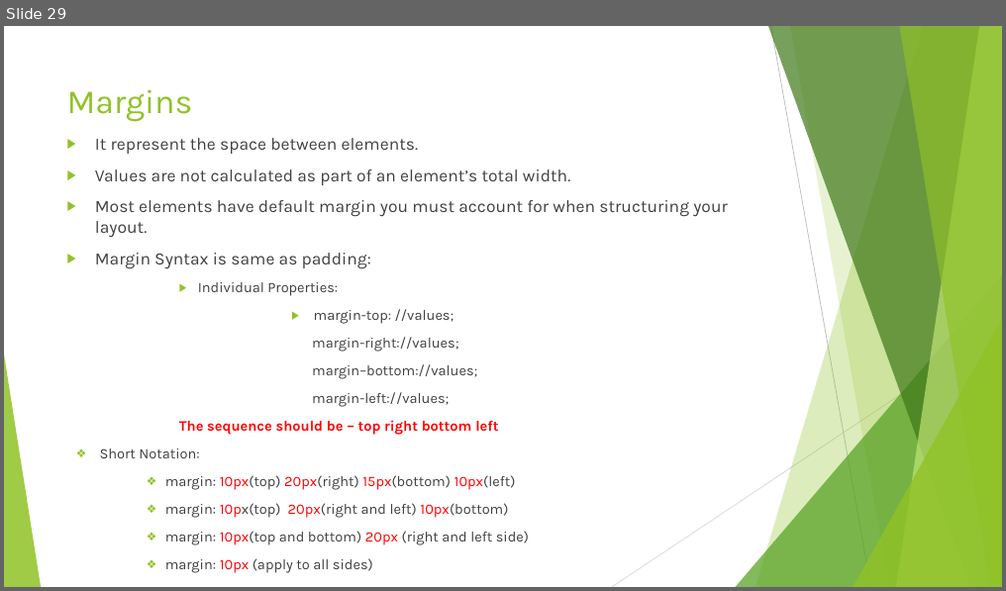
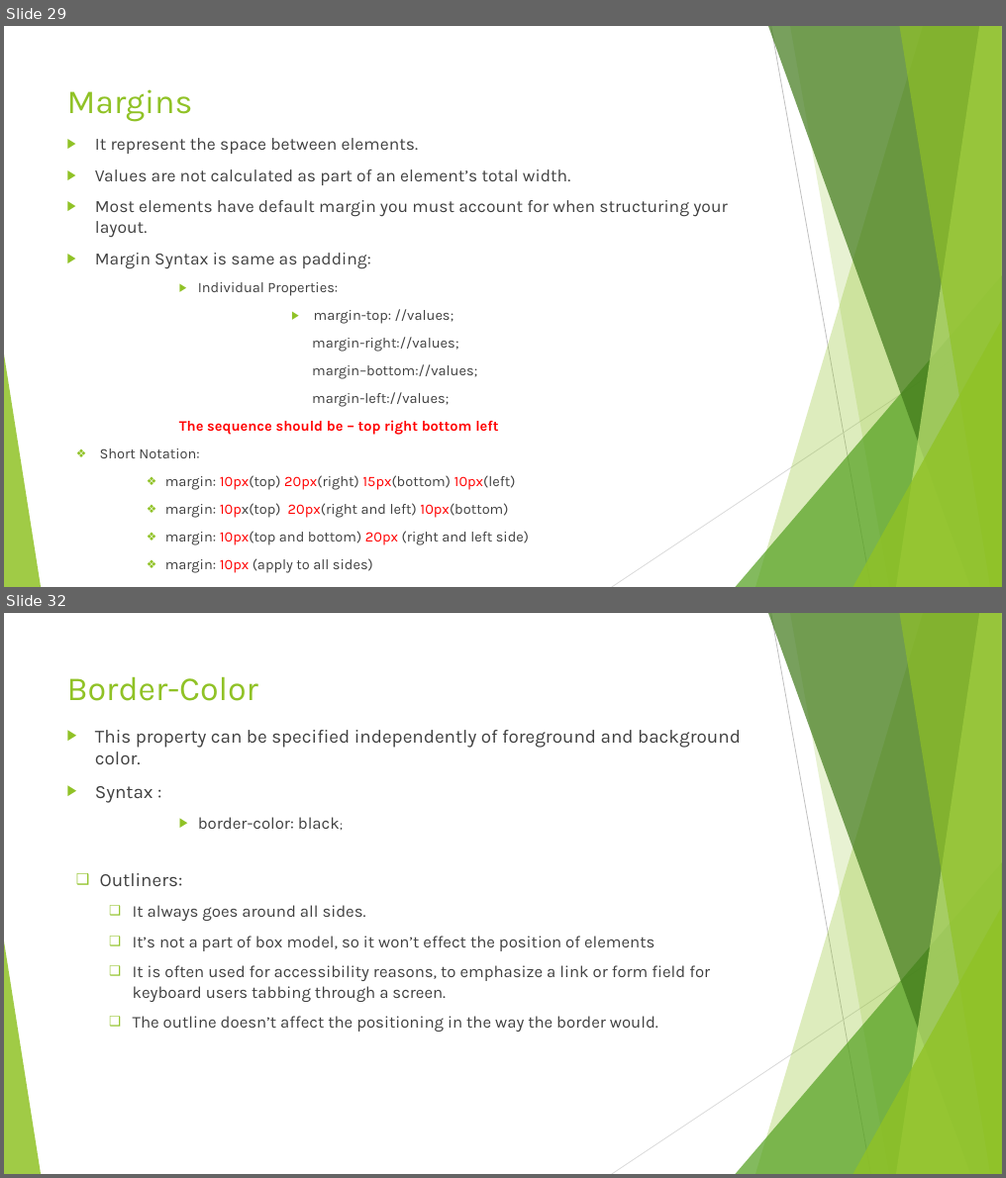
Before and after one commit to anumsh/Introduction-To-CSS, a slide deck: Introduction-to-CSS.pptx. Shown one above the other, each under a label of ours: slide 29 before the commit, slides 29 and 32 after it; the slides between them are not shown. The pictures are 1006x591 and 1006x1178 pixels, drawn with LibreOffice and Linux fonts; fonts in the diff are those of the drawing. Boxes give left, top, right and bottom in pixels: in the first picture for what was removed or moved away, otherwise in the second. Text is boxed around its words. In the diff, an @@ line names an element or a change of style, - is before the commit and + after.

Commit message:
feat:Borders and Backgrounds

```diff
--- a/Introduction-to-CSS.pptx
+++ b/Introduction-to-CSS.pptx
@@ slide 32 added at (4,613,1002,1174), background #FFFFFF; not listed: 10 template elements that a slide beside it also shows @@
@@ title added at (67,676,258,701), 32.4 pt, text #90C226 @@
+Border-Color
@@ text added at (95,730,741,1032), 16 pt, text #404040 @@
+▶ This property can be specified independently of foreground and background color.
+▶ Syntax :
+      ▶ border-color: black;
+❑ Outliners:
+  ❑ It always goes around all sides.
+  ❑ It’s not a part of box model, so it won’t effect the position of elements
+  ❑ It is often used for accessibility reasons, to emphasize a link or form field for keyboard users tabbing through a screen.
+  ❑ The outline doesn’t affect the positioning in the way the border would.
```
Also in this commit, not shown: 3 other slides added.
